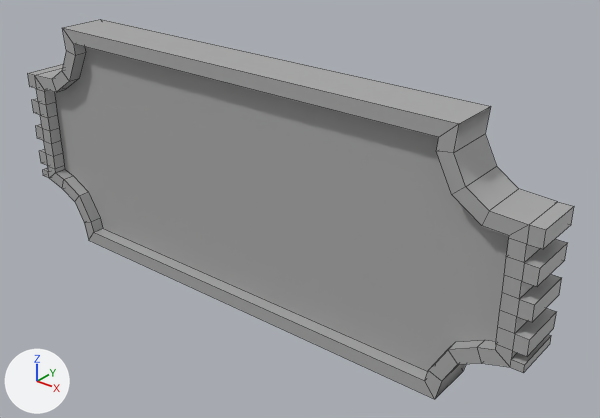
What one commit did to the FBX model Assets/Environment/Meshes/Ticket.fbx.
Both versions are drawn from a 50 mm lens placed at (1.615, -0.423, 1.286), pointed at (1.262, 0.019, 1.012). Every picture has the same lights, and +X, +Y and +Z are marked at lower left. Mesh edges are drawn as thin lines. Where no turn or scale is listed for an object, it has been applied to the vertices.

Names of what the first picture shows: 'Ticket'.
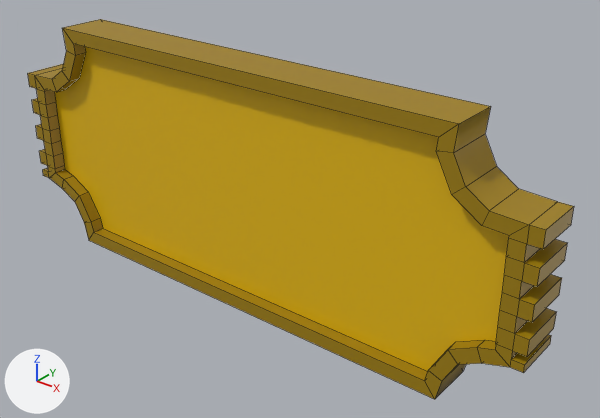
The newer file is also turned or shifted as a whole; pictures and numbers use the older file's frame.

Pixel boxes [x1, y1, x2, y2] of what changed, in the pictures (600 x 418 px):
```json
{"part": 1, "of": "me_mesh", "change": "recoloured", "before": [28, 28, 103, 239], "after": [28, 28, 103, 239], "on screen": "grey to yellow"}
{"part": 2, "of": "me_mesh", "change": "recoloured", "before": [425, 107, 574, 399], "after": [425, 107, 574, 399], "on screen": "grey to yellow"}
{"part": 3, "of": "me_mesh", "change": "recoloured", "before": [89, 228, 434, 399], "after": [89, 228, 434, 399], "on screen": "grey to yellow"}
{"part": 4, "of": "me_mesh", "change": "recoloured", "before": [63, 19, 491, 137], "after": [63, 19, 491, 137], "on screen": "grey to yellow"}
{"part": 5, "of": "me_mesh", "change": "recoloured", "before": [54, 47, 509, 371], "after": [54, 47, 509, 371], "on screen": "grey to yellow"}
```

Scene script edits in JSON lines:
```json
{"op": "add", "block": "mat_m_ticket_secondary", "code": ["mat_m_ticket_secondary = principled_material('M_Ticket_Secondary')", "mat_m_ticket_secondary.base_color = (0.354, 0.218, 0.0)  # yellow #a18100"]}
{"op": "add", "block": "mat_m_ticket_main", "code": ["mat_m_ticket_main = principled_material('M_Ticket_Main')", "mat_m_ticket_main.base_color = (0.784, 0.482, 0.0)  # yellow #e5b800"]}
{"block": "me_mesh", "where": "me_mesh.from_pydata(...)  # 248 vertices, 214 faces; spans x -0.239..0.239, y -0.019..0.019, z -0.097..0.097"}
{"block": "me_mesh", "where": "# used by ob_ticket; location = (1.2266, 0.0, 1.0272)"}
{"block": "me_mesh", "change": "me_mesh part 1: all 101 faces centred in x -0.239..-0.168, y -0.019..0.019, z -0.089..0.088 switch from mat_standardsurface1 (grey #aaaaaa) to mat_m_ticket_secondary (yellow #a18100)"}
{"block": "me_mesh", "change": "me_mesh part 2: all 101 faces centred in x 0.168..0.239, y -0.019..0.019, z -0.089..0.088 switch from mat_standardsurface1 (grey #aaaaaa) to mat_m_ticket_secondary (yellow #a18100)"}
{"block": "me_mesh", "change": "me_mesh part 3: all 5 faces centred in x 0.0, y -0.019..0.019, z -0.097..-0.086 switch from mat_standardsurface1 (grey #aaaaaa) to mat_m_ticket_secondary (yellow #a18100)"}
{"block": "me_mesh", "change": "me_mesh part 4: all 5 faces centred in x 0.0, y -0.019..0.019, z 0.086..0.097 switch from mat_standardsurface1 (grey #aaaaaa) to mat_m_ticket_secondary (yellow #a18100)"}
{"block": "me_mesh", "change": "me_mesh part 5: the 1 face centred in x 0.0, y -0.009, z 0.0 switches from mat_standardsurface1 (grey #aaaaaa) to mat_m_ticket_main (yellow #e5b900)"}
{"op": "add", "block": "me_mesh", "code": "me_mesh.materials.append(mat_m_ticket_main)  # yellow #e5b800"}
```
